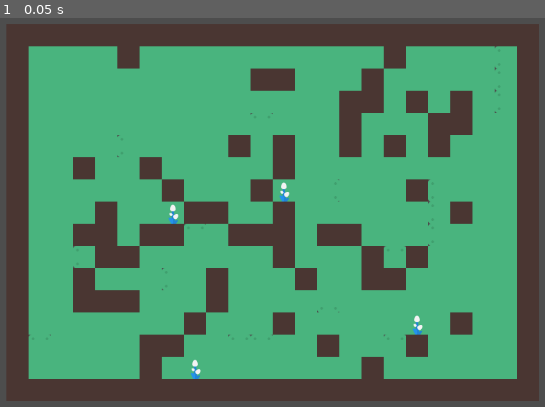
Above: before the commit, frame 1.
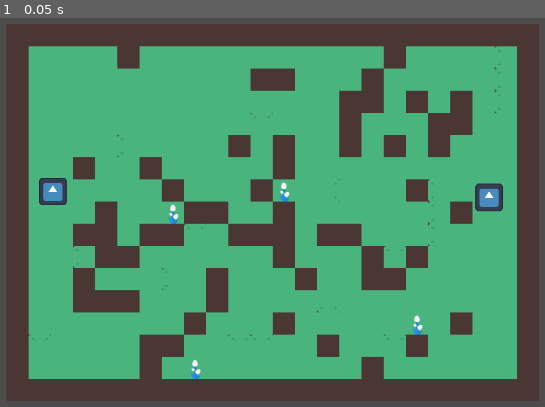
Above: after the commit, the same moment.

Repository: Crhonopost/poa-wizard
Game: Godot game, scene res://Level/level.tscn
Two runs of this game, one before a commit and one after it. Both use one fixed random seed, a clock stepped at 60 frames per second and the inputs below. This scene is started directly instead of the project's main scene. The engine's default icon, where the game draws it, is replaced by a stand-in: a white triangle on a blue panel in a dark square.
Inputs:
- Up to frame 1 (0.05 s): no input

The runs differ from the first frame. In frame 1, 0.7% of the frame differs, in the area x 7-93%, y 41-50%.

Commit message:
ajout des wizards dans le monde

Diff:
--- a/godot-wizard/Environement/environementClass.gd
+++ b/godot-wizard/Environement/environementClass.gd
@@ -5,7 +5,7 @@
 func _ready() -> void:
 	var tableauMurs = get_node("TileMap").tabWall
 	var tableauSpells = get_node("TileMap").tabSpell
-	print(tableauSpells)
+	#print(tableauSpells)
 
 
 
--- a/godot-wizard/Level/level.tscn
+++ b/godot-wizard/Level/level.tscn
@@ -11,3 +11,15 @@
 zoom = Vector2(0.5, 0.5)
 
 [node name="Labyrinthe" parent="." instance=ExtResource("1_rude1")]
+
+[node name="SpawnA" type="Node2D" parent="."]
+position = Vector2(68, 421)
+
+[node name="SpawnB" type="Node2D" parent="."]
+position = Vector2(1326, 438)
+
+[node name="Label" type="Label" parent="."]
+offset_right = 1412.0
+offset_bottom = 964.0
+horizontal_alignment = 1
+vertical_alignment = 1
--- a/godot-wizard/Level/temporaire.gd
+++ b/godot-wizard/Level/temporaire.gd
@@ -1,9 +1,32 @@
 extends Node2D
 
 
+@onready var SpawnA = $SpawnA
+@onready var SpawnB = $SpawnB
+var wizard
+
+func onWizardDeath():
+	#get_tree().paused = true
+	$Label.text = "un Wizard a été vaincu"  # Définir le texte du message
+	$Label.visible = true  # Rendre le label visible pour afficher le message
+	get_tree().paused = true  # Met en pause la scène
+	await get_tree().create_timer(2.0).timeout  # Attendre 2 secondes
+	get_tree().paused = false  # Reprendre la scène après 2 secondes
+	$Label.visible = false
+
+func SwpanWiz(spawnPos):
+	var wiz = wizard.instantiate()
+	add_child(wiz)
+	wiz.position = spawnPos
+	wiz.get_node("LifeComponent").connect("dead",onWizardDeath)
+	return wiz
 
 func _ready() -> void:
-	pass # Replace with function body.
+	wizard = load("res://wizard/wizard.tscn")
+	var wizA = SwpanWiz(SpawnA.position)
+	var wizB = SwpanWiz(SpawnB.position)
+
+
 
 
 # Called every frame. 'delta' is the elapsed time since the previous frame.
--- a/godot-wizard/wizard/wizard.tscn
+++ b/godot-wizard/wizard/wizard.tscn
@@ -1,8 +1,9 @@
-[gd_scene load_steps=5 format=3 uid="uid://b3e4gb4mgrr13"]
+[gd_scene load_steps=6 format=3 uid="uid://b3e4gb4mgrr13"]
 
 [ext_resource type="Script" path="res://pattern/BehaviorTree/bt_root.gd" id="1_2bjls"]
 [ext_resource type="Texture2D" uid="uid://dh850kptbdmvp" path="res://icon.svg" id="1_bm26m"]
 [ext_resource type="PackedScene" uid="uid://dvxi68ik6bjvq" path="res://components/life_component.tscn" id="3_l0ycs"]
+[ext_resource type="Script" path="res://pattern/BehaviorTree/bt_node.gd" id="3_lwubs"]
 
 [sub_resource type="CircleShape2D" id="CircleShape2D_dpn78"]
 radius = 43.9318
@@ -17,6 +18,9 @@
 [node name="BTRoot" type="Node" parent="."]
 script = ExtResource("1_2bjls")
 
+[node name="BTNode" type="Node" parent="BTRoot"]
+script = ExtResource("3_lwubs")
+
 [node name="LifeComponent" parent="." instance=ExtResource("3_l0ycs")]
 
 [node name="CollisionShape2D" type="CollisionShape2D" parent="LifeComponent"]
